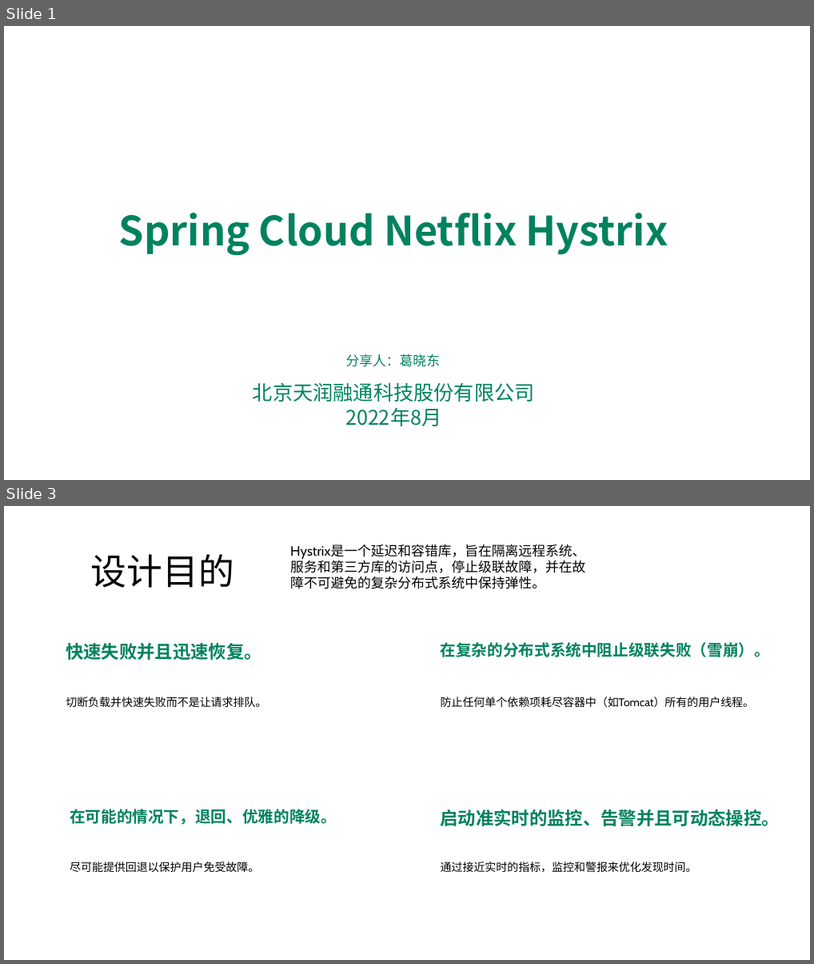
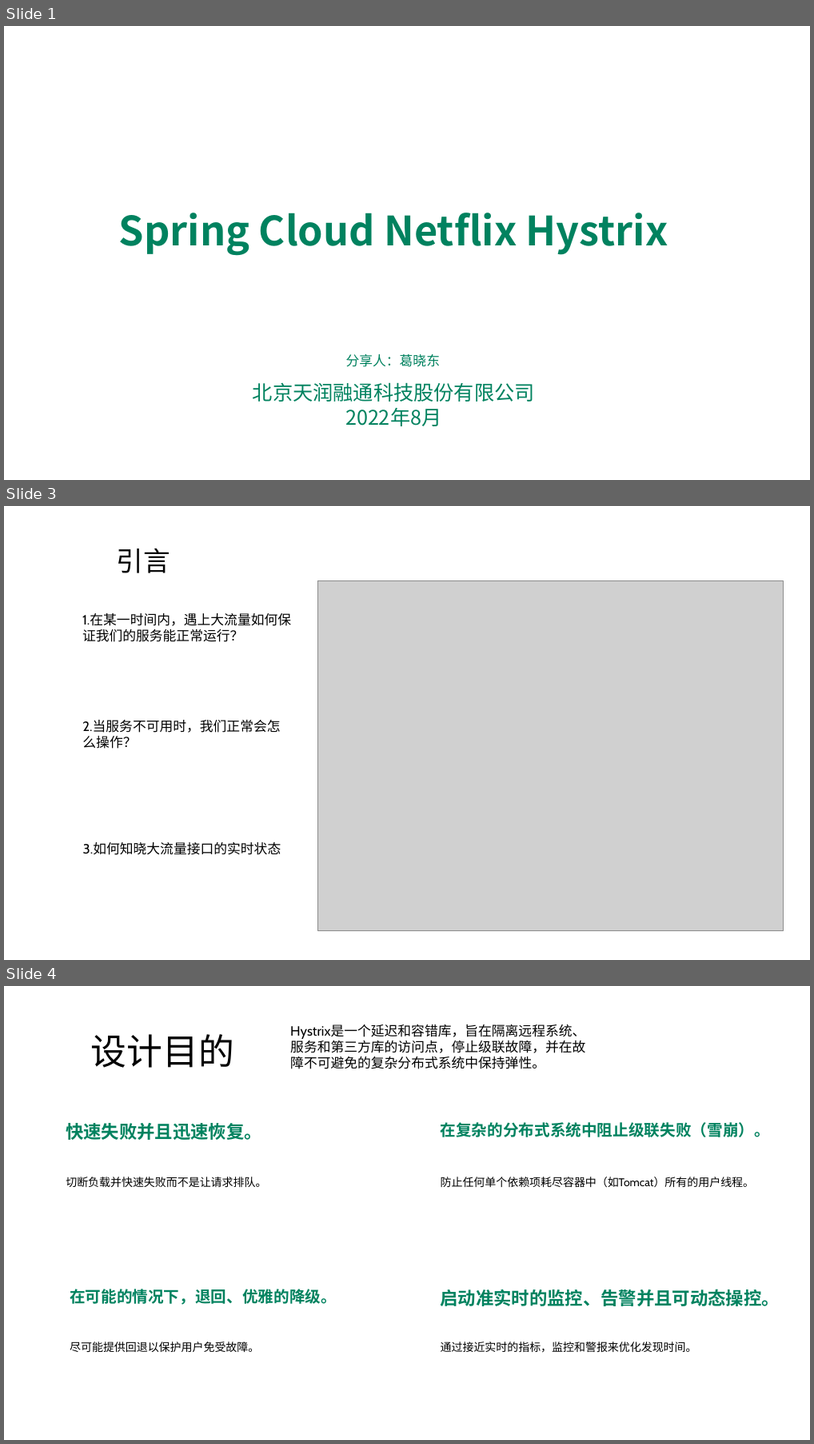
Before and after one commit to tinet-gexd/thread-study, a slide deck: ppt/2022-8-3技术分享.pptx. Shown one above the other, each under a label of ours: slides 1 and 3 before the commit, slides 1, 3 and 4 after it; the slides between them are not shown. The pictures are 814x964 and 814x1444 pixels, drawn with LibreOffice and Linux fonts; fonts in the diff are those of the drawing; grey boxes stand for pictures; background and template pictures are left out. Boxes give left, top, right and bottom in pixels: in the first picture for what was removed or moved away, otherwise in the second. Text is boxed around its words. In the diff, an @@ line names an element or a change of style, - is before the commit and + after.

```diff
--- a/ppt/2022-8-3技术分享.pptx
+++ b/ppt/2022-8-3技术分享.pptx
@@ slide 3 added at (4, 506, 810, 960), background picture (left out) @@
@@ text added at (117, 548, 170, 573), 24 pt, text #000000 @@
+引言
@@ picture added at (318, 581, 784, 930) @@
@@ text added at (82, 614, 291, 642), 12 pt, text #000000 @@
+1.在某一时间内，遇上大流量如何保证我们的服务能正常运行？
@@ text added at (82, 720, 280, 748), 12 pt, text #000000 @@
+2.当服务不可用时，我们正常会怎么操作？
@@ text added at (83, 843, 282, 855), 12 pt, text #000000 @@
+3.如何知晓大流量接口的实时状态
@@ what was slide 3 is now slide 4 @@
```
Also in this commit, not shown: 1 slide changed, 3 other files.
